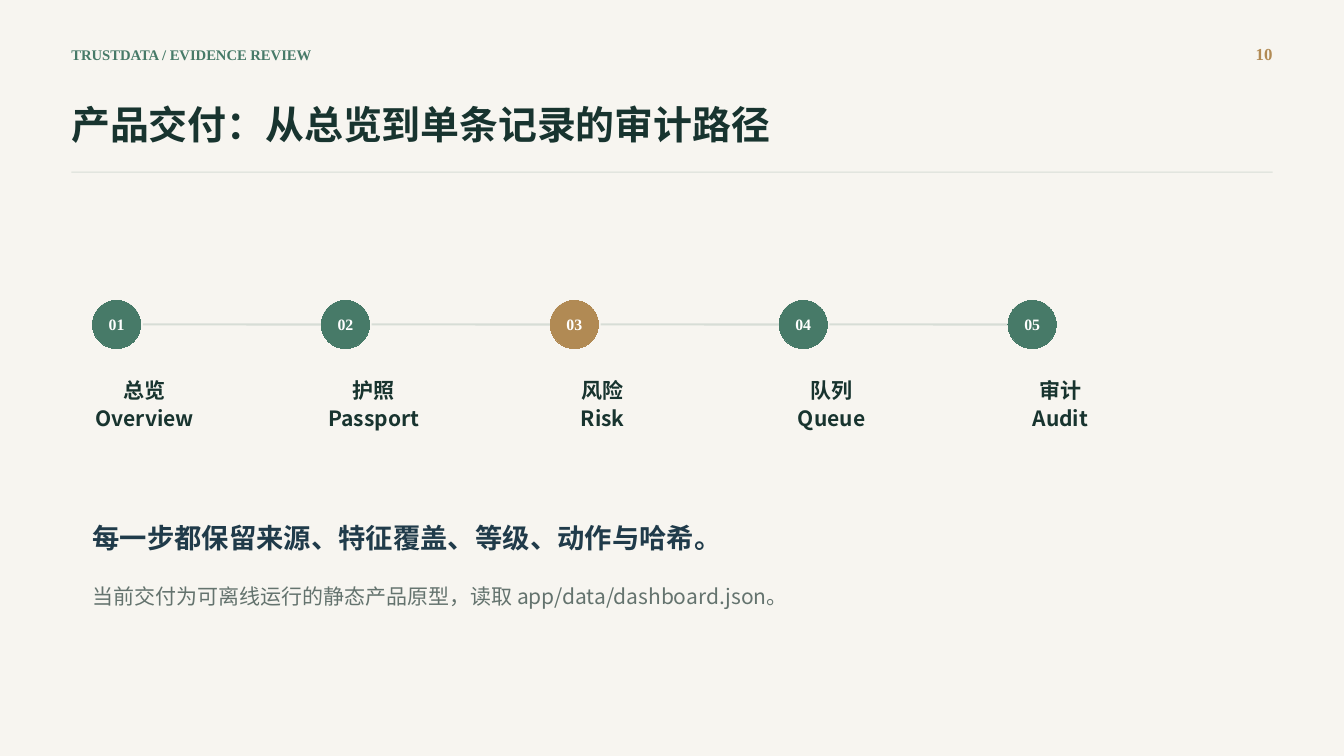
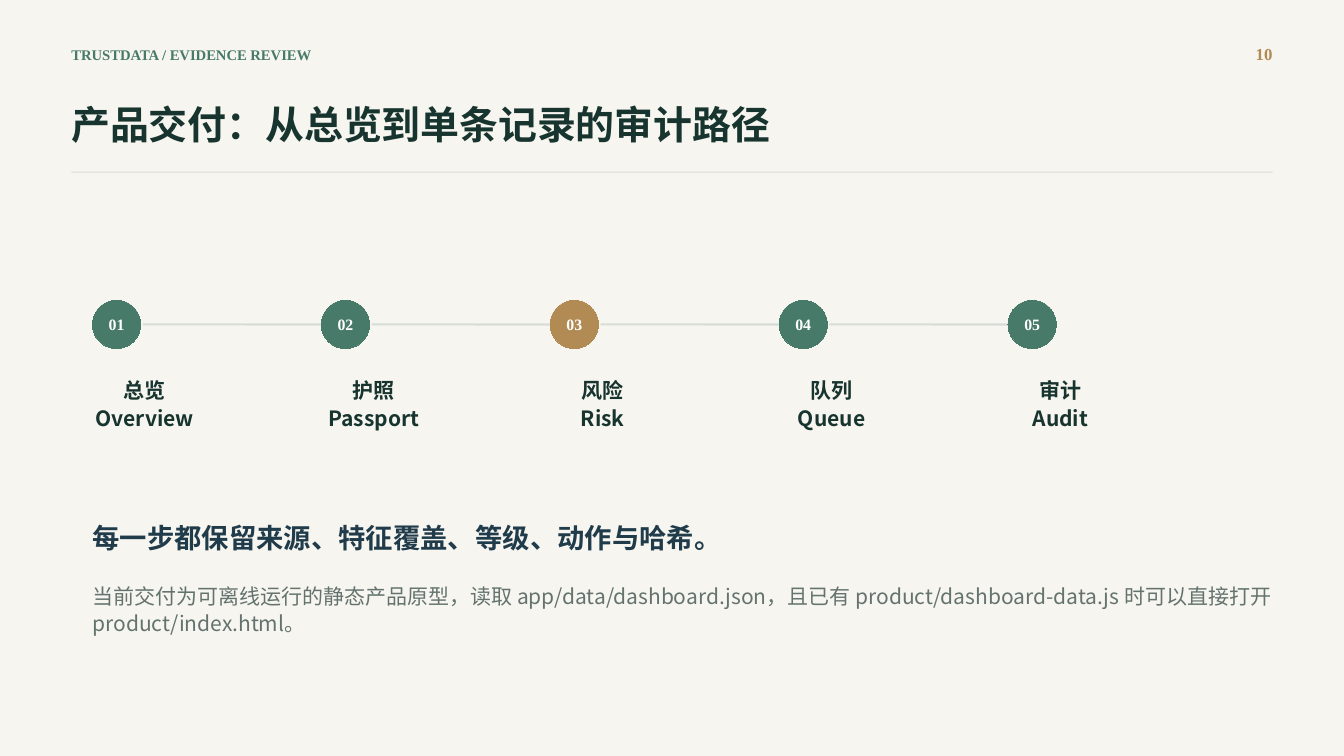
Before and after one commit to SunRunJie/Trustdata-Crowdsourced-Review-Governance, a slide deck: slide 10 of deliverables/TrustData_2026新域新质创新大赛路演稿.pptx. Drawn at 1344x756 pixels with LibreOffice and Linux fonts; fonts in the diff are those of the drawing. Boxes give left, top, right and bottom in pixels: in the first picture for what was removed or moved away, otherwise in the second. Text is boxed around its words. In the diff, an @@ line names an element or a change of style, - is before the commit and + after.

```diff
--- a/deliverables/TrustData_2026新域新质创新大赛路演稿.pptx
+++ b/deliverables/TrustData_2026新域新质创新大赛路演稿.pptx
@@ text at [92,586,1271,636]: text changed @@
-当前交付为可离线运行的静态产品原型，读取 app/data/dashboard.json。
+当前交付为可离线运行的静态产品原型，读取 app/data/dashboard.json，且已有 product/dashboard-data.js 时可以直接打开 product/index.html。
```
Also in this commit, not shown: 3 other slides changed, 2 other files.
